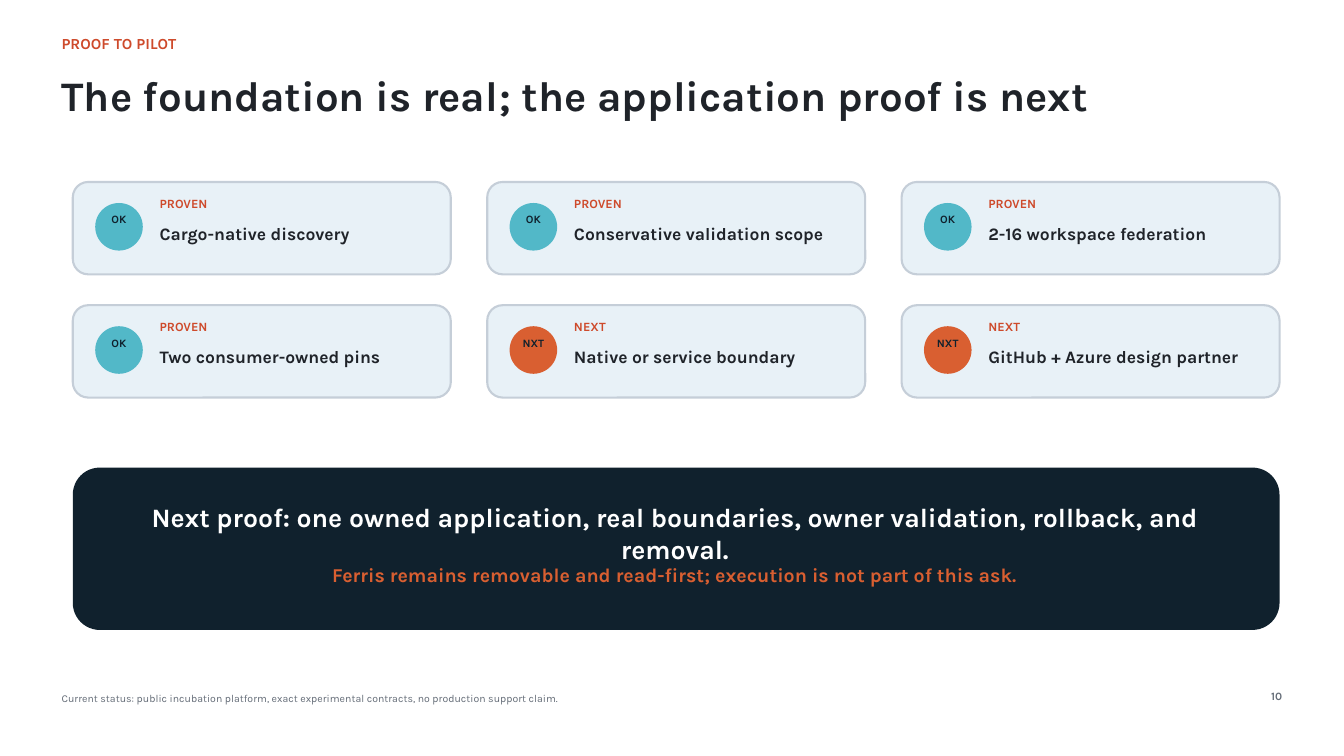
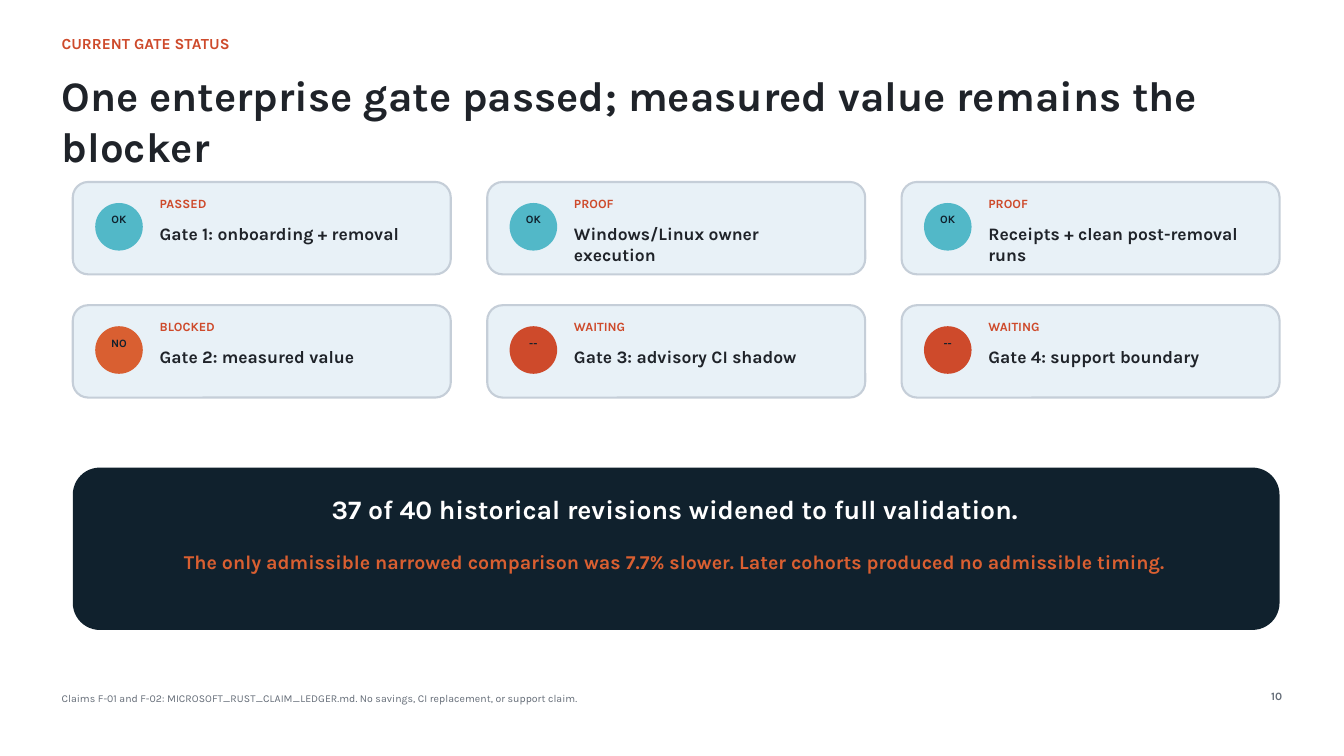
Before and after one commit to giodl73-repo/FERRIS, a slide deck: slide 10 of docs/leadership/MICROSOFT_RUST_INVESTMENT_DECK.pptx. Drawn at 1344x756 pixels with LibreOffice and Linux fonts; fonts in the diff are those of the drawing. Boxes give left, top, right and bottom in pixels: in the first picture for what was removed or moved away, otherwise in the second. Text is boxed around its words. In the diff, an @@ line names an element or a change of style, - is before the commit and + after.

Commit message:
feat: complete owner readiness and action plan preparation

```diff
--- a/docs/leadership/MICROSOFT_RUST_INVESTMENT_DECK.pptx
+++ b/docs/leadership/MICROSOFT_RUST_INVESTMENT_DECK.pptx
@@ text at (x1=62, y1=39, x2=230, y2=49): text changed @@
-PROOF TO PILOT
+CURRENT GATE STATUS
@@ text at (x1=62, y1=81, x2=1197, y2=163): text changed @@
-The foundation is real; the application proof is next
+One enterprise gate passed; measured value remains the blocker
@@ text at (x1=160, y1=199, x2=207, y2=208): text changed @@
-PROVEN
+PASSED
@@ text at (x1=574, y1=199, x2=614, y2=208): text changed @@
-PROVEN
+PROOF
@@ text at (x1=988, y1=199, x2=1028, y2=208): text changed @@
-PROVEN
+PROOF
@@ text at (x1=160, y1=227, x2=399, y2=245): text changed @@
-Cargo-native discovery
+Gate 1: onboarding + removal
@@ text at (x1=574, y1=227, x2=759, y2=262): text changed @@
-Conservative validation scope
+Windows/Linux owner execution
@@ text at (x1=988, y1=227, x2=1237, y2=262): text changed @@
-2-16 workspace federation
+Receipts + clean post-removal runs
@@ ellipse at (x1=95, y1=327, x2=142, y2=374): fill #52B8C8 to #D95F31 @@
@@ text at (x1=160, y1=322, x2=215, y2=331): text changed @@
-PROVEN
+BLOCKED
@@ ellipse at (x1=510, y1=327, x2=558, y2=374): fill #D95F31 to #CE4A2B @@
@@ text at (x1=574, y1=322, x2=625, y2=331): text changed @@
-NEXT
+WAITING
@@ ellipse at (x1=925, y1=327, x2=972, y2=374): fill #D95F31 to #CE4A2B @@
@@ text at (x1=988, y1=322, x2=1039, y2=331): text changed @@
-NEXT
+WAITING
@@ text at (x1=111, y1=339, x2=127, y2=347): text changed @@
-OK
+NO
@@ text at (x1=160, y1=351, x2=354, y2=364): text changed @@
-Two consumer-owned pins
+Gate 2: measured value
@@ text at (x1=523, y1=339, x2=545, y2=347): text changed @@
-NXT
+--
@@ text at (x1=574, y1=350, x2=796, y2=368): text changed @@
-Native or service boundary
+Gate 3: advisory CI shadow
@@ text at (x1=937, y1=339, x2=959, y2=347): text changed @@
-NXT
+--
@@ text at (x1=988, y1=351, x2=1199, y2=368): text changed @@
-GitHub + Azure design partner
+Gate 4: support boundary
@@ text at (x1=332, y1=500, x2=1017, y2=520): text changed @@
-Next proof: one owned application, real boundaries, owner validation, rollback, and removal.
+37 of 40 historical revisions widened to full validation.
@@ text at (x1=184, y1=555, x2=1164, y2=574): text changed @@
-Ferris remains removable and read-first; execution is not part of this ask.
+The only admissible narrowed comparison was 7.7% slower. Later cohorts produced no admissible timing.
@@ text at (x1=62, y1=695, x2=577, y2=705): text changed @@
-Current status: public incubation platform, exact experimental contracts, no production support claim.
+Claims F-01 and F-02: MICROSOFT_RUST_CLAIM_LEDGER.md. No savings, CI replacement, or support claim.
```
Also in this commit, not shown: 9 other slides changed, 1 slide added, 1 slide removed, 41 other files.
